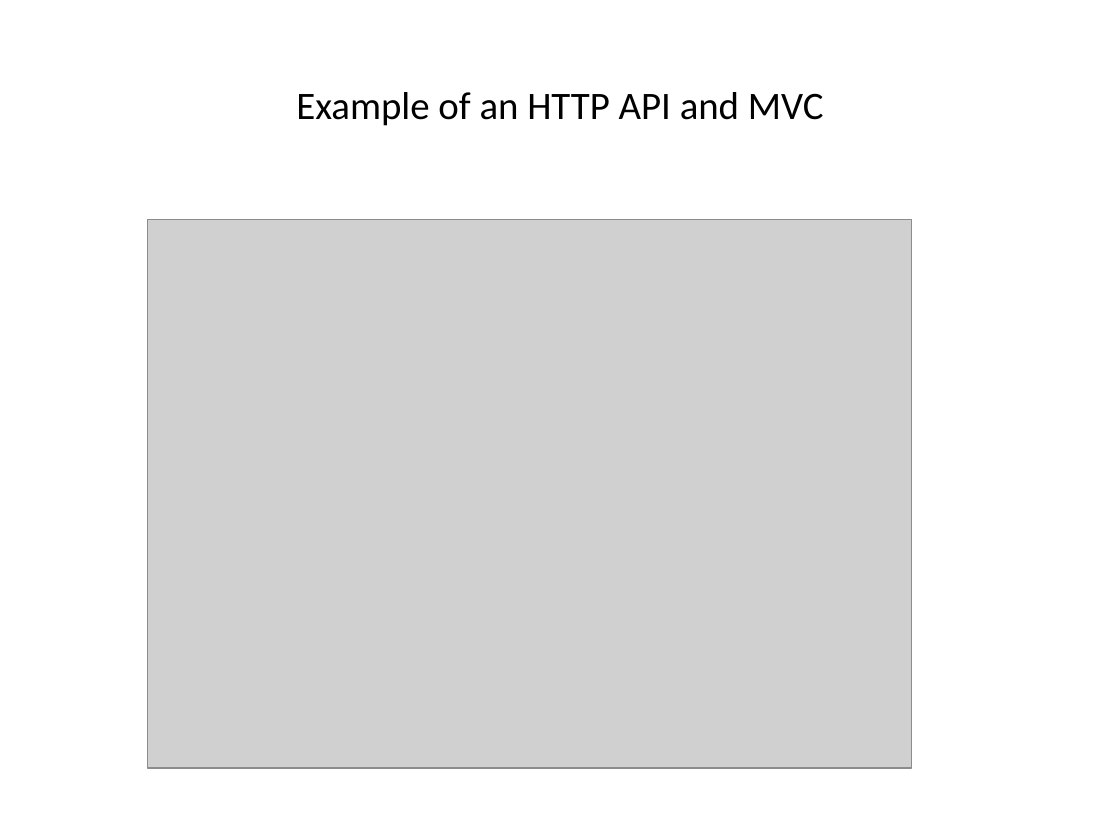
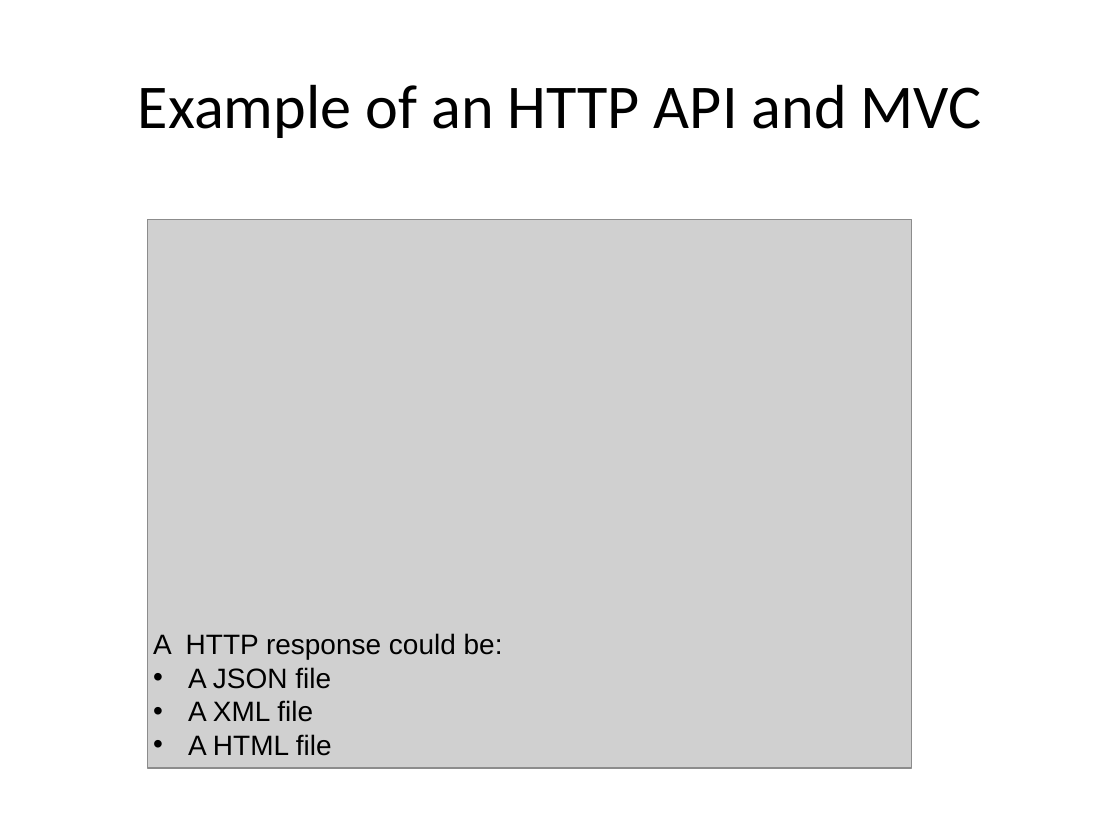
Before and after one commit to hogeschool/Development-5, a slide deck: slide 9 of Lectures/Lecture3/lesson3.pptx. Drawn at 1120x840 pixels with LibreOffice and Linux fonts; fonts in the diff are those of the drawing; grey boxes stand for pictures. Boxes give left, top, right and bottom in pixels: in the first picture for what was removed or moved away, otherwise in the second. Text is boxed around its words. In the diff, an @@ line names an element or a change of style, - is before the commit and + after.

```diff
--- a/Lectures/Lecture3/lesson3.pptx
+++ b/Lectures/Lecture3/lesson3.pptx
@@ title "Example of an HTTP API ..." at bbox=[138, 84, 982, 138]: size 25 to 40 pt @@
@@ text added at bbox=[153, 633, 503, 756], 18 pt, text #000000 @@
+A HTTP response could be:
+• A JSON file
+• A XML file
+• A HTML file
```
Also in this commit, not shown: 18 other slides changed, 15 slides added.
